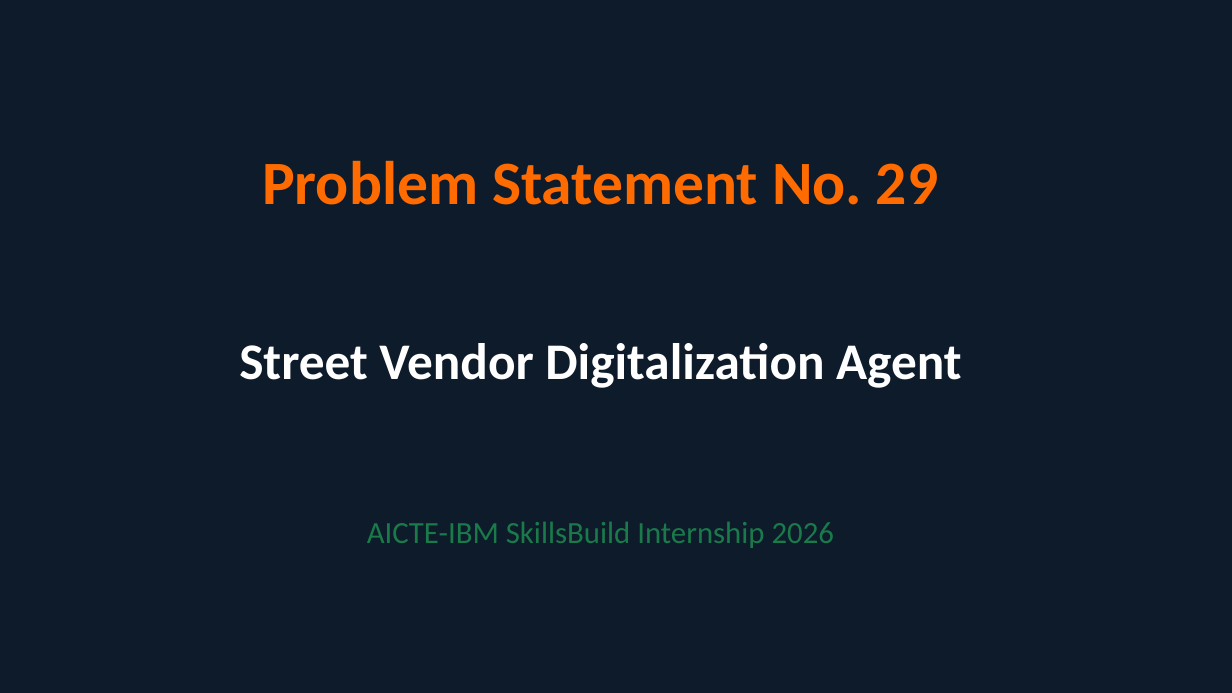
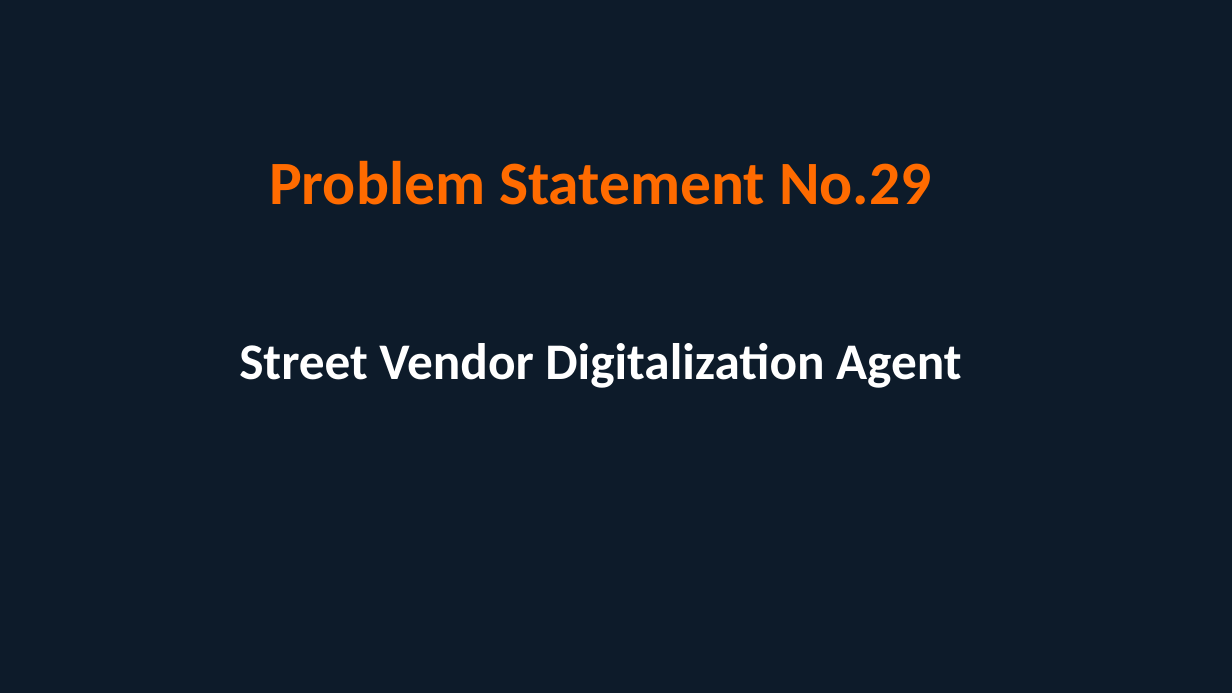
Before and after one commit to Veeresh-Math/Street-Vendor-Digitalization-Agent, a slide deck: slide 1 of Problem_Statement_29.pptx. Drawn at 1232x693 pixels with LibreOffice and Linux fonts; fonts in the diff are those of the drawing. Boxes give left, top, right and bottom in pixels: in the first picture for what was removed or moved away, otherwise in the second. Text is boxed around its words. In the diff, an @@ line names an element or a change of style, - is before the commit and + after.

Commit message:
Update PPTX with exact problem statement text

```diff
--- a/Problem_Statement_29.pptx
+++ b/Problem_Statement_29.pptx
@@ text at [269,160,931,205]: spaces changed @@
-Problem Statement No. 29
+Problem Statement No.29
@@ text removed at [367,522,834,548] @@
-AICTE-IBM SkillsBuild Internship 2026
```
Also in this commit, not shown: 1 other slide changed, 1 slide added, 4 slides removed.
